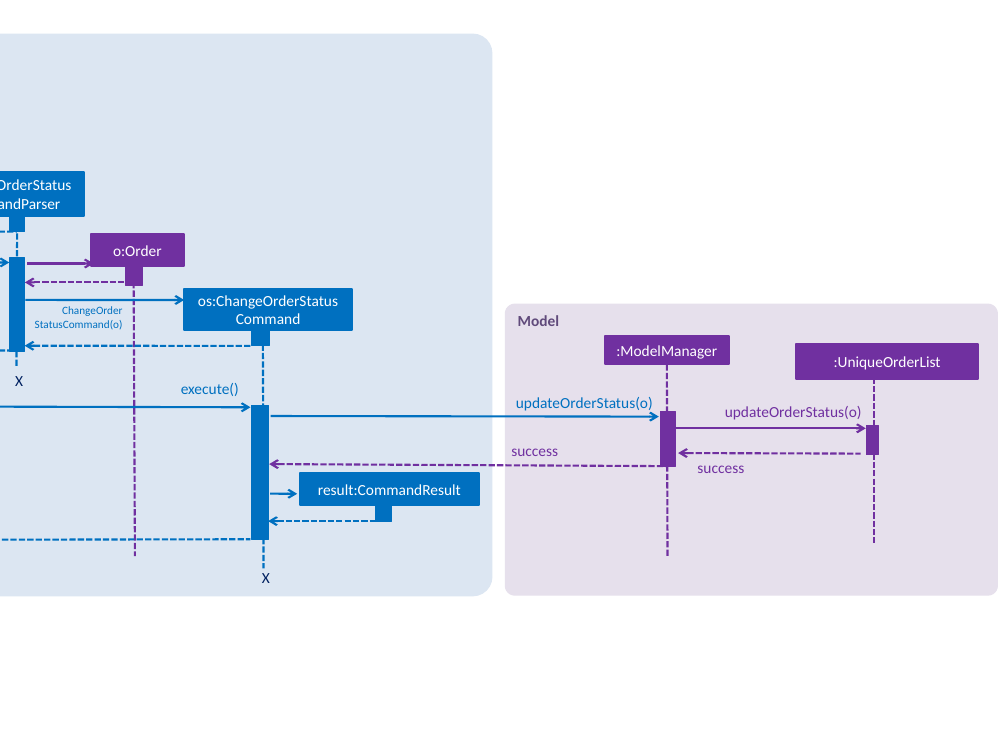
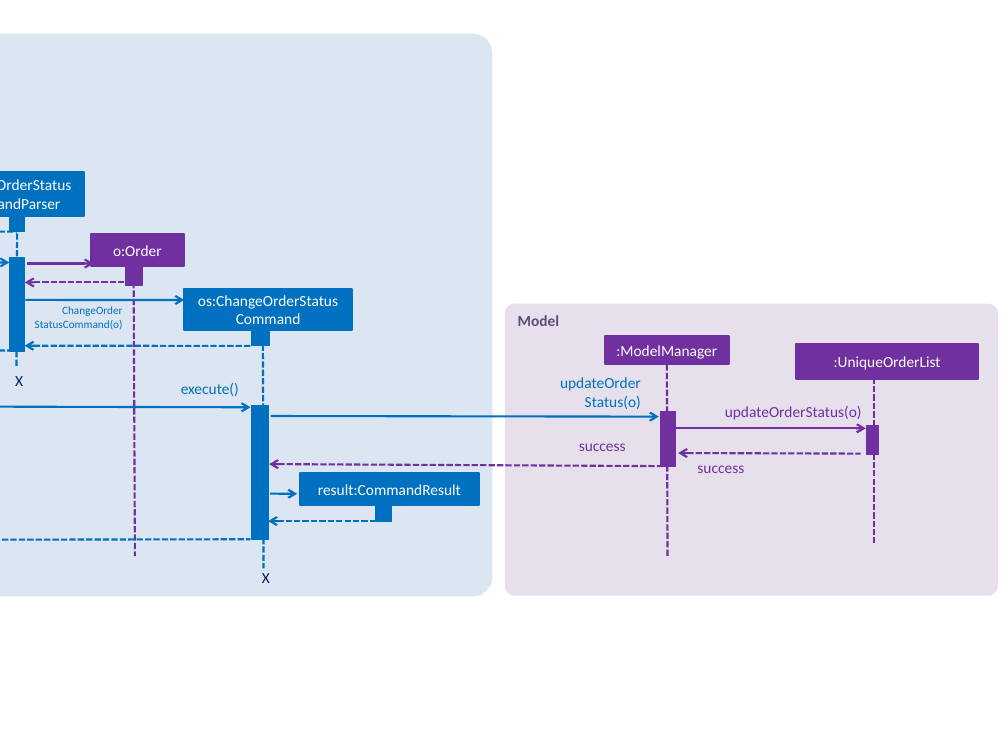
Before and after one commit to CS2103JAN2018-W13-B1/addressbook-level4, a slide deck: slide 7 of docs/diagrams/OrderManagementUMLDiagrams.pptx. Drawn at 1008x756 pixels with LibreOffice and Linux fonts; fonts in the diff are those of the drawing. Boxes give left, top, right and bottom in pixels: in the first picture for what was removed or moved away, otherwise in the second. Text is boxed around its words. In the diff, an @@ line names an element or a change of style, - is before the commit and + after.

```diff
--- a/docs/diagrams/OrderManagementUMLDiagrams.pptx
+++ b/docs/diagrams/OrderManagementUMLDiagrams.pptx
@@ text at (560,377,641,409): text changed @@
-updateOrderStatus(o)
+updateOrder
+Status(o)
@@ text "success": place and size @@
-text "success" at (511,448,558,456)
+text "success" at (579,443,626,451)
```
Also in this commit, not shown: 3 other slides changed, 9 other files.
